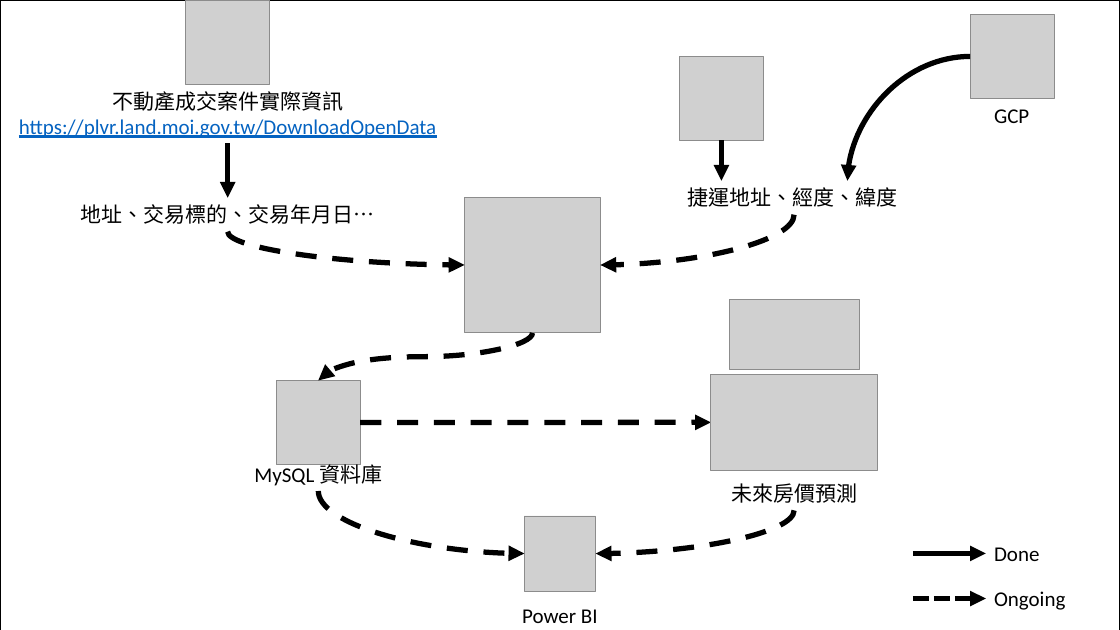
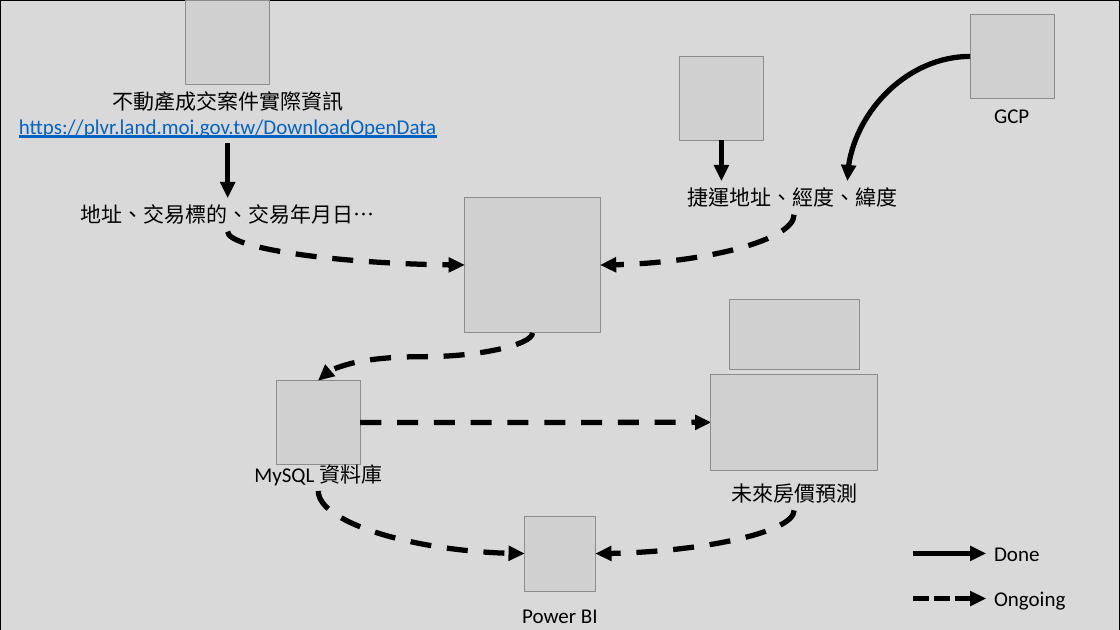
Before and after one commit to Huai-Yuan/TaiwanHousePricesAnalysis, a slide deck: slide 1 of images/Workflow.pptx. Drawn at 1120x630 pixels with LibreOffice and Linux fonts; fonts in the diff are those of the drawing; grey boxes stand for pictures. Boxes give left, top, right and bottom in pixels: in the first picture for what was removed or moved away, otherwise in the second. Text is boxed around its words. In the diff, an @@ line names an element or a change of style, - is before the commit and + after.

```diff
--- a/images/Workflow.pptx
+++ b/images/Workflow.pptx
@@ rectangle at (0,0,1120,630): fill #FFFFFF to #D9D9D9 @@
```
Also in this commit, not shown: 2 other files.
